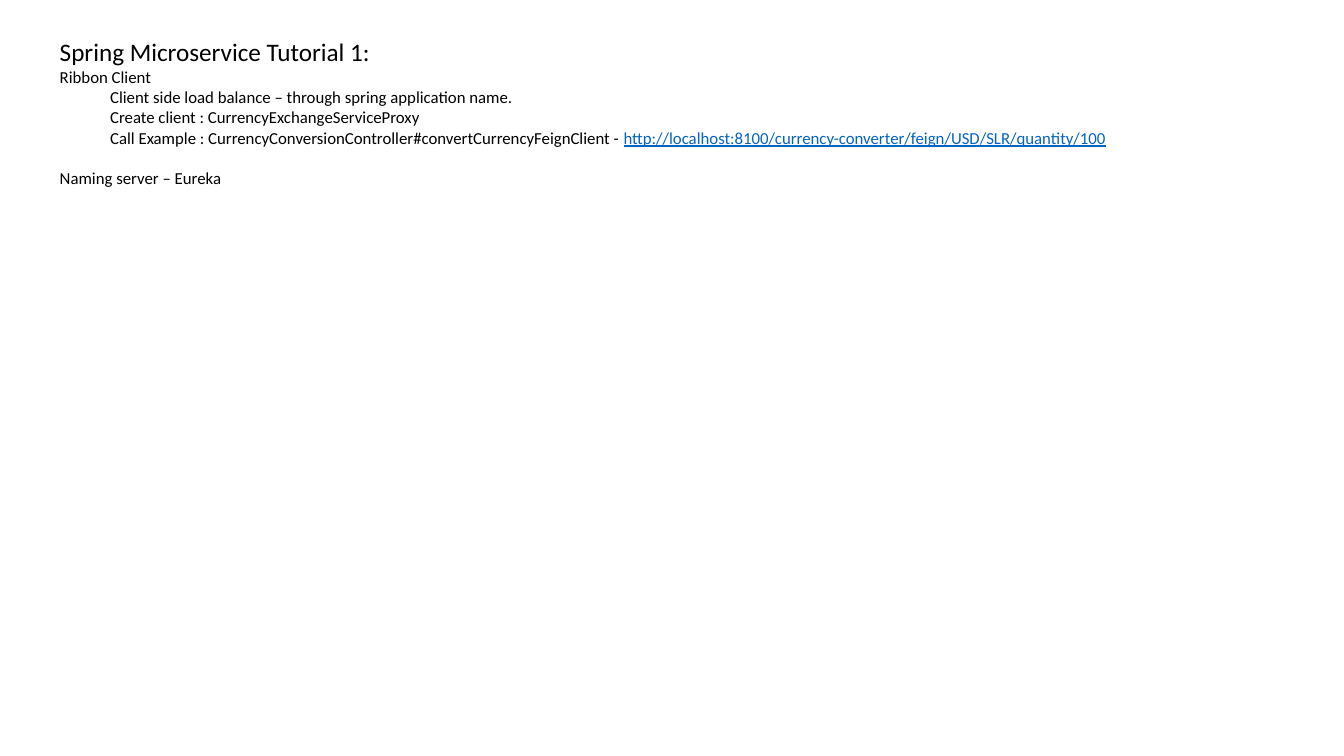
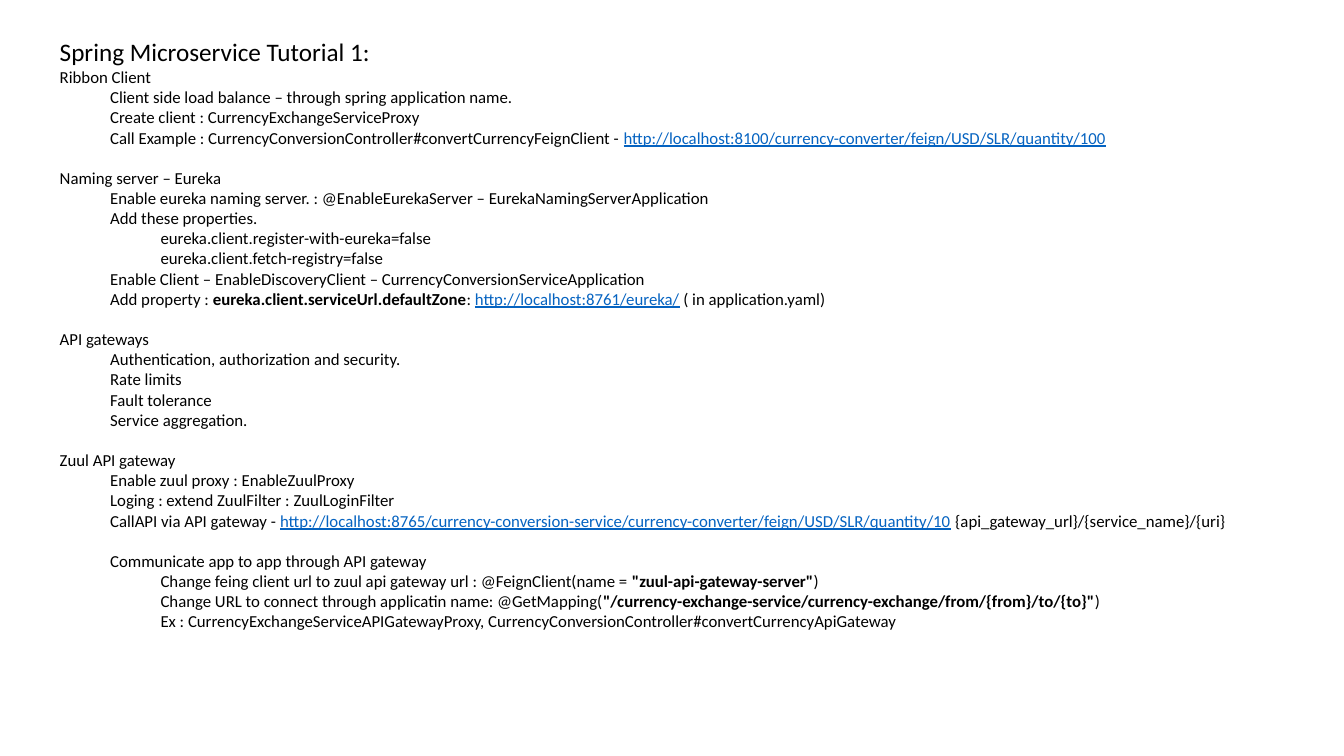
Before and after one commit to TechCR-Tutorial/spring_microservice_tutorial_1, a slide deck: slide 6 of spring_micro_tute_1.pptx. Drawn at 1344x756 pixels with LibreOffice and Linux fonts; fonts in the diff are those of the drawing. Boxes give left, top, right and bottom in pixels: in the first picture for what was removed or moved away, otherwise in the second. Text is boxed around its words. In the diff, an @@ line names an element or a change of style, - is before the commit and + after.

```diff
--- a/spring_micro_tute_1.pptx
+++ b/spring_micro_tute_1.pptx
@@ text at (x1=60, y1=192, x2=1225, y2=630): paragraphs added @@
+  Enable eureka naming server. : @EnableEurekaServer – EurekaNamingServerApplication
+  Add these properties.
+    eureka.client.register-with-eureka=false
+    eureka.client.fetch-registry=false
+  Enable Client – EnableDiscoveryClient – CurrencyConversionServiceApplication
+  Add property : eureka.client.serviceUrl.defaultZone: http://localhost:8761/eureka/ ( in application.yaml)
+API gateways
+  Authentication, authorization and security.
+  Rate limits
+  Fault tolerance
+  Service aggregation.
+Zuul API gateway
+  Enable zuul proxy : EnableZuulProxy
+  Loging : extend ZuulFilter : ZuulLoginFilter
+  CallAPI via API gateway - http://localhost:8765/currency-conversion-service/currency-converter/feign/USD/SLR/quantity/10 {api_gateway_url}/{service_name}/{uri}
+  Communicate app to app through API gateway
+    Change feing client url to zuul api gateway url : @FeignClient(name = "zuul-api-gateway-server")
+    Change URL to connect through applicatin name: @GetMapping("/currency-exchange-service/currency-exchange/from/{from}/to/{to}")
+    Ex : CurrencyExchangeServiceAPIGatewayProxy, CurrencyConversionController#convertCurrencyApiGateway
```
Also in this commit, not shown: 1 slide added, 8 other files.
